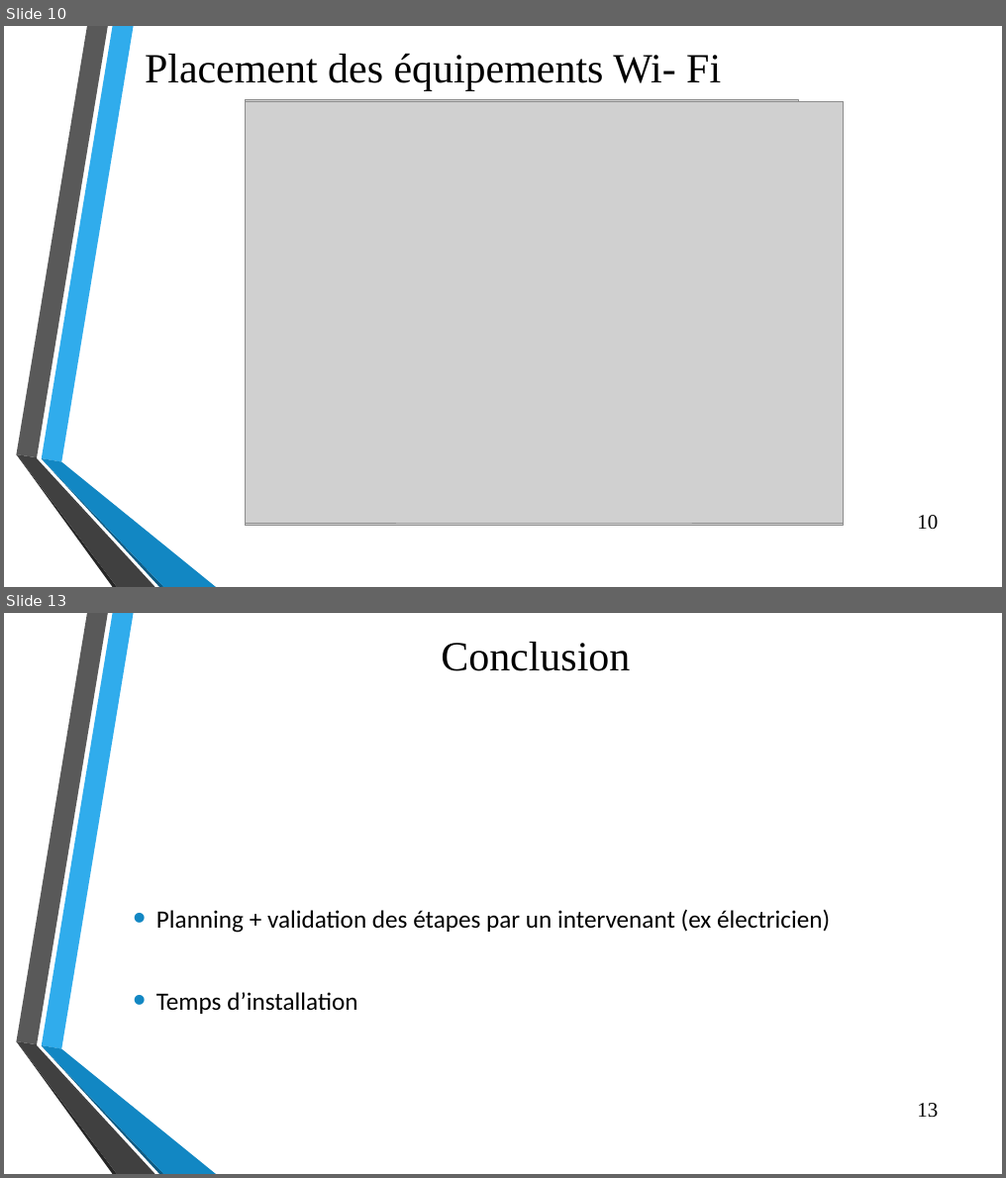
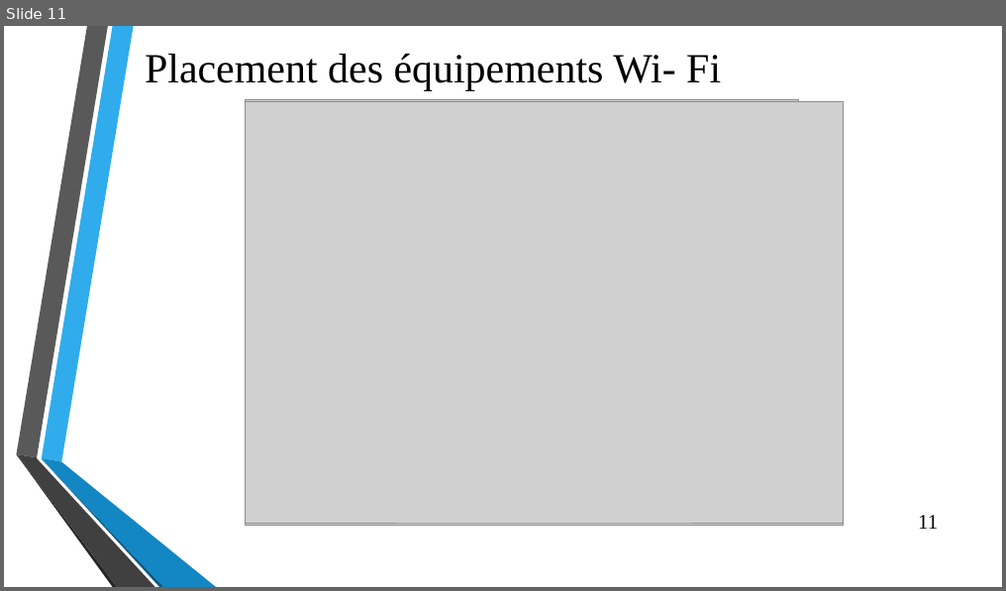
Before and after one commit to Efiria/Carnofluxe, a slide deck: Presentation2.pptx. Shown one above the other, each under a label of ours: slides 10 and 13 before the commit, slide 11 after it; the slides between them are not shown. The pictures are 1006x1178 and 1006x591 pixels, drawn with LibreOffice and Linux fonts; fonts in the diff are those of the drawing; grey boxes stand for pictures; background and template pictures are left out. Boxes give left, top, right and bottom in pixels: in the first picture for what was removed or moved away, otherwise in the second. Text is boxed around its words. In the diff, an @@ line names an element or a change of style, - is before the commit and + after.

```diff
--- a/Presentation2.pptx
+++ b/Presentation2.pptx
@@ slide 13 removed at bbox=[4, 613, 1002, 1174], background picture (left out); not listed: 6 template elements that a slide beside it also shows @@
@@ title removed at bbox=[441, 642, 630, 671] @@
-Conclusion
@@ text removed at bbox=[156, 909, 830, 1014] @@
-• Planning + validation des étapes par un intervenant (ex électricien)
-• Temps d’installation
@@ page number removed at bbox=[917, 1103, 938, 1118] @@
-13
@@ what was slide 10 is now slide 11 @@
@@ page number at bbox=[918, 515, 938, 529]: text changed @@
-10
+11
```
Also in this commit, not shown: 4 slides changed, 2 slides added, 1 other file.
